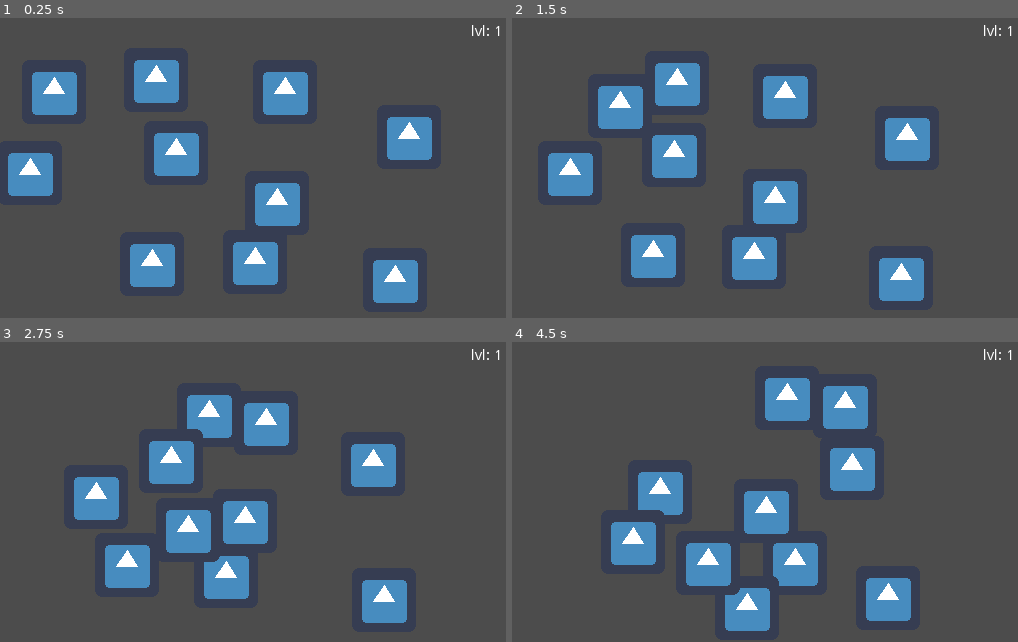
Above: before the commit, frames 1-4 (two rows, left to right).
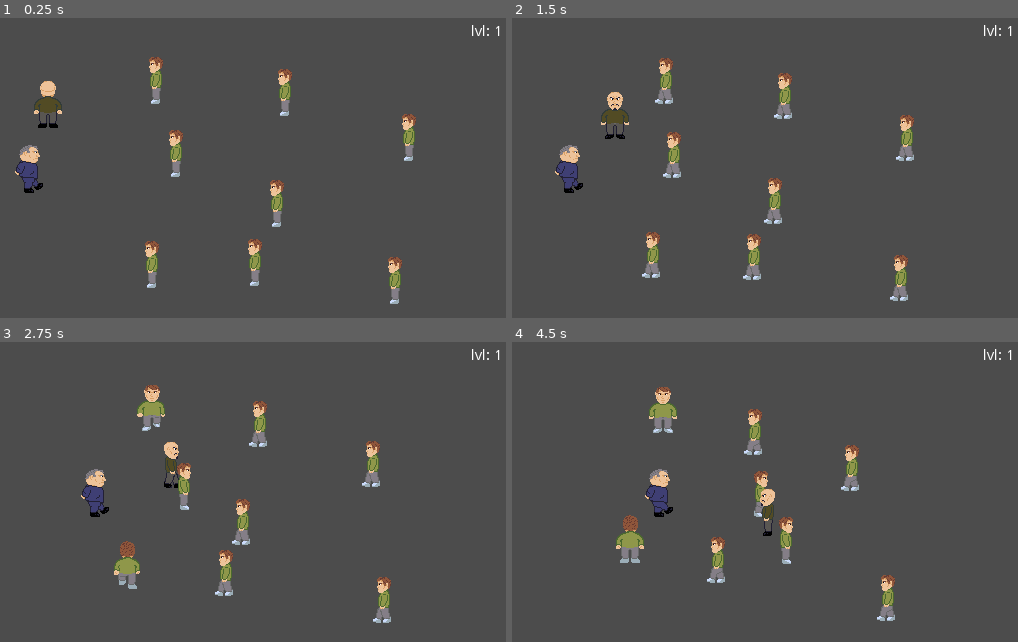
Above: after the commit, the same moments.

Repository: leovilok/among-eux
Game: Godot game, scene res://Levels.tscn
Same seed, same stepped clock (60 frames per second), same inputs: the game is played once before the commit and once after it. The engine's default icon, where the game draws it, is replaced by a stand-in: a white triangle on a blue panel in a dark square.
Inputs (mouse positions are in pixels of both pictures, inside the frame that each line leads up to):
- Up to frame 1 (0.25 s): no input
- Up to frame 2 (1.5 s): move the mouse to (881, 153) at 0.52 s; click (881, 153) at 0.67 s; move the mouse to (663, 183) at 1.27 s; click (663, 183) at 1.42 s
- Up to frame 3 (2.75 s): move the mouse to (308, 426) at 2.02 s; click (308, 426) at 2.17 s
- Up to frame 4 (4.5 s): move the mouse to (744, 552) at 2.77 s; click (744, 552) at 2.92 s; move the mouse to (921, 537) at 3.52 s; click (921, 537) at 3.67 s; move the mouse to (613, 447) at 4.27 s; click (613, 447) at 4.42 s

The runs differ from the first frame. In frame 1, 13% of the frame differs, in the area x 1-86%, y 13-96%; in frame 2, 13%; in frame 3, 13%; in frame 4, 14%, in the area x 19-79%, y 12-97%.

Commit message:
First graphics

Diff:
--- a/Guard.gd
+++ b/Guard.gd
@@ -24,12 +24,31 @@
 		target = event.position
 		if event.doubleclick and dash_state <= -dash_timeout:
 			dash_state = dash_duration
-			print("dash")
+			$Dash.visible = true
 
 func _physics_process(delta):
 	var to_target = target - position
 	if to_target.length() > stop_dist:
 		var move_speed = dash_speed if dash_state > 0 else speed
 		move_and_slide(to_target.normalized()*move_speed)
+
+		var direction = int(rad2deg(to_target.angle())+360+45)%360/90
+		if direction == 0:
+			$Sprite.animation = "right"
+		elif direction == 1:
+			$Sprite.animation = "down"
+		elif direction == 2:
+			$Sprite.animation = "left"
+		elif direction == 3:
+			$Sprite.animation = "up"
+		$Sprite.playing = true
+	else:
+		$Sprite.playing = false
+		$Sprite.frame = 0
+
 	if dash_state > -dash_timeout:
 		dash_state -= delta
+		if dash_state <= 0:
+			$Dash.scale.x = (dash_timeout+dash_state)/dash_timeout * 0.01
+	else:
+		$Dash.visible = false
--- a/Level.gd
+++ b/Level.gd
@@ -13,5 +13,5 @@
 	$LvlLabel.text = "lvl: " + String(lvl)
 
 func _physics_process(_delta):
-	if $President.position.x + safe_radius > get_viewport_rect().size.x:
+	if $YSort/President.position.x + safe_radius > get_viewport_rect().size.x:
 		get_parent().next_lvl()
--- a/Level.tscn
+++ b/Level.tscn
@@ -1,18 +1,366 @@
-[gd_scene load_steps=8 format=2]
+[gd_scene load_steps=55 format=2]
 
 [ext_resource path="res://Level.gd" type="Script" id=1]
 [ext_resource path="res://President.gd" type="Script" id=2]
 [ext_resource path="res://Public.tscn" type="PackedScene" id=3]
 [ext_resource path="res://Guard.gd" type="Script" id=4]
-[ext_resource path="res://icon.png" type="Texture" id=5]
+[ext_resource path="res://graphics/guard_sheet.png" type="Texture" id=5]
+[ext_resource path="res://graphics/president_sheet.png" type="Texture" id=6]
 
 [sub_resource type="CanvasItemMaterial" id=2]
 
-[sub_resource type="CircleShape2D" id=1]
-radius = 29.0172
+[sub_resource type="RectangleShape2D" id=46]
+extents = Vector2( 45, 230.5 )
+
+[sub_resource type="RectangleShape2D" id=47]
+extents = Vector2( 39, 418 )
+
+[sub_resource type="CapsuleShape2D" id=3]
+radius = 12.0
+height = 6.0
+
+[sub_resource type="AtlasTexture" id=4]
+flags = 4
+atlas = ExtResource( 6 )
+region = Rect2( 0, 120, 60, 60 )
+
+[sub_resource type="AtlasTexture" id=5]
+flags = 4
+atlas = ExtResource( 6 )
+region = Rect2( 60, 120, 60, 60 )
+
+[sub_resource type="AtlasTexture" id=6]
+flags = 4
+atlas = ExtResource( 6 )
+region = Rect2( 120, 120, 60, 60 )
+
+[sub_resource type="AtlasTexture" id=7]
+flags = 4
+atlas = ExtResource( 6 )
+region = Rect2( 180, 120, 60, 60 )
+
+[sub_resource type="AtlasTexture" id=8]
+flags = 4
+atlas = ExtResource( 6 )
+region = Rect2( 0, 60, 60, 60 )
+
+[sub_resource type="AtlasTexture" id=9]
+flags = 4
+atlas = ExtResource( 6 )
+region = Rect2( 60, 60, 60, 60 )
+
+[sub_resource type="AtlasTexture" id=10]
+flags = 4
+atlas = ExtResource( 6 )
+region = Rect2( 120, 60, 60, 60 )
+
+[sub_resource type="AtlasTexture" id=11]
+flags = 4
+atlas = ExtResource( 6 )
+region = Rect2( 180, 60, 60, 60 )
+
+[sub_resource type="AtlasTexture" id=12]
+flags = 4
+atlas = ExtResource( 6 )
+region = Rect2( 240, 60, 60, 60 )
+
+[sub_resource type="AtlasTexture" id=13]
+flags = 4
+atlas = ExtResource( 6 )
+region = Rect2( 300, 60, 60, 60 )
+
+[sub_resource type="AtlasTexture" id=14]
+flags = 4
+atlas = ExtResource( 6 )
+region = Rect2( 0, 0, 60, 60 )
+
+[sub_resource type="AtlasTexture" id=15]
+flags = 4
+atlas = ExtResource( 6 )
+region = Rect2( 60, 0, 60, 60 )
+
+[sub_resource type="AtlasTexture" id=16]
+flags = 4
+atlas = ExtResource( 6 )
+region = Rect2( 120, 0, 60, 60 )
+
+[sub_resource type="AtlasTexture" id=17]
+flags = 4
+atlas = ExtResource( 6 )
+region = Rect2( 180, 0, 60, 60 )
+
+[sub_resource type="AtlasTexture" id=18]
+flags = 4
+atlas = ExtResource( 6 )
+region = Rect2( 240, 0, 60, 60 )
+
+[sub_resource type="AtlasTexture" id=19]
+flags = 4
+atlas = ExtResource( 6 )
+region = Rect2( 300, 0, 60, 60 )
+
+[sub_resource type="AtlasTexture" id=20]
+flags = 4
+atlas = ExtResource( 6 )
+region = Rect2( 0, 180, 60, 60 )
+
+[sub_resource type="AtlasTexture" id=21]
+flags = 4
+atlas = ExtResource( 6 )
+region = Rect2( 60, 180, 60, 60 )
+
+[sub_resource type="AtlasTexture" id=22]
+flags = 4
+atlas = ExtResource( 6 )
+region = Rect2( 120, 180, 60, 60 )
+
+[sub_resource type="AtlasTexture" id=23]
+flags = 4
+atlas = ExtResource( 6 )
+region = Rect2( 180, 180, 60, 60 )
+
+[sub_resource type="SpriteFrames" id=24]
+animations = [ {
+"frames": [ SubResource( 4 ), SubResource( 5 ), SubResource( 6 ), SubResource( 7 ) ],
+"loop": true,
+"name": "down",
+"speed": 5.0
+}, {
+"frames": [ SubResource( 8 ), SubResource( 9 ), SubResource( 10 ), SubResource( 11 ), SubResource( 12 ), SubResource( 13 ) ],
+"loop": true,
+"name": "left",
+"speed": 5.0
+}, {
+"frames": [ SubResource( 14 ), SubResource( 15 ), SubResource( 16 ), SubResource( 17 ), SubResource( 18 ), SubResource( 19 ) ],
+"loop": true,
+"name": "right",
+"speed": 5.0
+}, {
+"frames": [ SubResource( 20 ), SubResource( 21 ), SubResource( 22 ), SubResource( 23 ) ],
+"loop": true,
+"name": "up",
+"speed": 5.0
+} ]
+
+[sub_resource type="AtlasTexture" id=25]
+flags = 4
+atlas = ExtResource( 5 )
+region = Rect2( 0, 120, 60, 60 )
+
+[sub_resource type="AtlasTexture" id=26]
+flags = 4
+atlas = ExtResource( 5 )
+region = Rect2( 60, 120, 60, 60 )
+
+[sub_resource type="AtlasTexture" id=27]
+flags = 4
+atlas = ExtResource( 5 )
+region = Rect2( 120, 120, 60, 60 )
+
+[sub_resource type="AtlasTexture" id=28]
+flags = 4
+atlas = ExtResource( 5 )
+region = Rect2( 180, 120, 60, 60 )
+
+[sub_resource type="AtlasTexture" id=29]
+flags = 4
+atlas = ExtResource( 5 )
+region = Rect2( 0, 60, 60, 60 )
+
+[sub_resource type="AtlasTexture" id=30]
+flags = 4
+atlas = ExtResource( 5 )
+region = Rect2( 60, 60, 60, 60 )
+
+[sub_resource type="AtlasTexture" id=31]
+flags = 4
+atlas = ExtResource( 5 )
+region = Rect2( 120, 60, 60, 60 )
+
+[sub_resource type="AtlasTexture" id=32]
+flags = 4
+atlas = ExtResource( 5 )
+region = Rect2( 180, 60, 60, 60 )
+
+[sub_resource type="AtlasTexture" id=33]
+flags = 4
+atlas = ExtResource( 5 )
+region = Rect2( 240, 60, 60, 60 )
+
+[sub_resource type="AtlasTexture" id=34]
+flags = 4
+atlas = ExtResource( 5 )
+region = Rect2( 300, 60, 60, 60 )
+
+[sub_resource type="AtlasTexture" id=35]
+flags = 4
+atlas = ExtResource( 5 )
+region = Rect2( 0, 0, 60, 60 )
+
+[sub_resource type="AtlasTexture" id=36]
+flags = 4
+atlas = ExtResource( 5 )
+region = Rect2( 60, 0, 60, 60 )
+
+[sub_resource type="AtlasTexture" id=37]
+flags = 4
+atlas = ExtResource( 5 )
+region = Rect2( 120, 0, 60, 60 )
+
+[sub_resource type="AtlasTexture" id=38]
+flags = 4
+atlas = ExtResource( 5 )
+region = Rect2( 180, 0, 60, 60 )
+
+[sub_resource type="AtlasTexture" id=39]
+flags = 4
+atlas = ExtResource( 5 )
+region = Rect2( 240, 0, 60, 60 )
+
+[sub_resource type="AtlasTexture" id=40]
+flags = 4
+atlas = ExtResource( 5 )
+region = Rect2( 300, 0, 60, 60 )
+
+[sub_resource type="AtlasTexture" id=41]
+flags = 4
+atlas = ExtResource( 5 )
+region = Rect2( 0, 180, 60, 60 )
+
+[sub_resource type="AtlasTexture" id=42]
+flags = 4
+atlas = ExtResource( 5 )
+region = Rect2( 60, 180, 60, 60 )
+
+[sub_resource type="AtlasTexture" id=43]
+flags = 4
+atlas = ExtResource( 5 )
+region = Rect2( 120, 180, 60, 60 )
+
+[sub_resource type="AtlasTexture" id=44]
+flags = 4
+atlas = ExtResource( 5 )
+region = Rect2( 180, 180, 60, 60 )
+
+[sub_resource type="SpriteFrames" id=45]
+animations = [ {
+"frames": [ SubResource( 25 ), SubResource( 26 ), SubResource( 27 ), SubResource( 28 ) ],
+"loop": true,
+"name": "down",
+"speed": 5.0
+}, {
+"frames": [ SubResource( 29 ), SubResource( 30 ), SubResource( 31 ), SubResource( 32 ), SubResource( 33 ), SubResource( 34 ) ],
+"loop": true,
+"name": "left",
+"speed": 5.0
+}, {
+"frames": [ SubResource( 35 ), SubResource( 36 ), SubResource( 37 ), SubResource( 38 ), SubResource( 39 ), SubResource( 40 ) ],
+"loop": true,
+"name": "right",
+"speed": 5.0
+}, {
+"frames": [ SubResource( 41 ), SubResource( 42 ), SubResource( 43 ), SubResource( 44 ) ],
+"loop": true,
+"name": "up",
+"speed": 5.0
+} ]
+
+[sub_resource type="Gradient" id=48]
+colors = PoolColorArray( 1, 1, 1, 1, 0.541176, 0.541176, 0.541176, 1 )
+
+[sub_resource type="GradientTexture" id=49]
+gradient = SubResource( 48 )
 
 [node name="Level" type="Node2D"]
 script = ExtResource( 1 )
+
+[node name="YSort" type="YSort" parent="."]
+
+[node name="Walls" type="StaticBody2D" parent="YSort"]
+material = SubResource( 2 )
+position = Vector2( 1067, 274 )
+
+[node name="CollisionPolygon2D" type="CollisionPolygon2D" parent="YSort/Walls"]
+visible = false
+build_mode = 1
+polygon = PoolVector2Array( -1067, -274, -555, -274, -555, 26, -1067, 26 )
+disabled = true
+
+[node name="BackWallShape" type="CollisionShape2D" parent="YSort/Walls"]
+position = Vector2( -509, -116.5 )
+shape = SubResource( 46 )
+
+[node name="DownWallShape" type="CollisionShape2D" parent="YSort/Walls"]
+position = Vector2( -888, 65 )
+rotation = 1.5708
+shape = SubResource( 47 )
+
+[node name="TopWallShape" type="CollisionShape2D" parent="YSort/Walls"]
+position = Vector2( -888, -313 )
+rotation = 1.5708
+shape = SubResource( 47 )
+
+[node name="President" type="RigidBody2D" parent="YSort"]
+position = Vector2( 29, 155 )
+mode = 2
+script = ExtResource( 2 )
+
+[node name="CollisionShape2D" type="CollisionShape2D" parent="YSort/President"]
+position = Vector2( 0, 12 )
+rotation = 1.5708
+shape = SubResource( 3 )
+
+[node name="Sprite" type="AnimatedSprite" parent="YSort/President"]
+frames = SubResource( 24 )
+animation = "up"
+frame = 1
+playing = true
+__meta__ = {
+"_edit_lock_": true
+}
+
+[node name="Guard" type="KinematicBody2D" parent="YSort"]
+position = Vector2( 48, 90 )
+script = ExtResource( 4 )
+
+[node name="Sprite" type="AnimatedSprite" parent="YSort/Guard"]
+frames = SubResource( 45 )
+animation = "up"
+frame = 2
+
+[node name="CollisionShape2D" type="CollisionShape2D" parent="YSort/Guard"]
+position = Vector2( 0, 12 )
+rotation = 1.5708
+shape = SubResource( 3 )
+
+[node name="Dash" type="Sprite" parent="YSort/Guard"]
+position = Vector2( 0, -33.0625 )
+scale = Vector2( 0.01, 2 )
+texture = SubResource( 49 )
+
+[node name="Public" parent="YSort" instance=ExtResource( 3 )]
+position = Vector2( 152, 250 )
+
+[node name="Public2" parent="YSort" instance=ExtResource( 3 )]
+position = Vector2( 285, 78 )
+
+[node name="Public3" parent="YSort" instance=ExtResource( 3 )]
+position = Vector2( 277, 189 )
+
+[node name="Public4" parent="YSort" instance=ExtResource( 3 )]
+position = Vector2( 156, 66 )
+
+[node name="Public5" parent="YSort" instance=ExtResource( 3 )]
+position = Vector2( 255, 248 )
+
+[node name="Public6" parent="YSort" instance=ExtResource( 3 )]
+position = Vector2( 176, 139 )
+
+[node name="Public7" parent="YSort" instance=ExtResource( 3 )]
+position = Vector2( 395, 266 )
+
+[node name="Public8" parent="YSort" instance=ExtResource( 3 )]
+position = Vector2( 409, 123 )
 
 [node name="LvlLabel" type="Label" parent="."]
 margin_left = 438.0
@@ -21,63 +369,3 @@
 margin_bottom = 21.0
 text = "lvl: 1"
 align = 2
-
-[node name="Walls" type="StaticBody2D" parent="."]
-material = SubResource( 2 )
-position = Vector2( 1067, 274 )
-
-[node name="CollisionPolygon2D" type="CollisionPolygon2D" parent="Walls"]
-visible = false
-build_mode = 1
-polygon = PoolVector2Array( -1067, -274, -555, -274, -555, 26, -1067, 26 )
-
-[node name="President" type="RigidBody2D" parent="."]
-position = Vector2( 29, 155 )
-mode = 2
-script = ExtResource( 2 )
-__meta__ = {
-"_edit_group_": true
-}
-
-[node name="Sprite" type="Sprite" parent="President"]
-texture = ExtResource( 5 )
-
-[node name="CollisionShape2D" type="CollisionShape2D" parent="President"]
-shape = SubResource( 1 )
-
-[node name="Public" parent="." instance=ExtResource( 3 )]
-position = Vector2( 152, 250 )
-
-[node name="Public2" parent="." instance=ExtResource( 3 )]
-position = Vector2( 285, 78 )
-
-[node name="Public3" parent="." instance=ExtResource( 3 )]
-position = Vector2( 277, 189 )
-
-[node name="Public4" parent="." instance=ExtResource( 3 )]
-position = Vector2( 156, 66 )
-
-[node name="Public5" parent="." instance=ExtResource( 3 )]
-position = Vector2( 255, 248 )
-
-[node name="Public6" parent="." instance=ExtResource( 3 )]
-position = Vector2( 176, 139 )
-
-[node name="Public7" parent="." instance=ExtResource( 3 )]
-position = Vector2( 395, 266 )
-
-[node name="Public8" parent="." instance=ExtResource( 3 )]
-position = Vector2( 409, 123 )
-
-[node name="Guard" type="KinematicBody2D" parent="."]
-position = Vector2( 54, 74 )
-script = ExtResource( 4 )
-__meta__ = {
-"_edit_group_": true
-}
-
-[node name="Sprite" type="Sprite" parent="Guard"]
-texture = ExtResource( 5 )
-
-[node name="CollisionShape2D" type="CollisionShape2D" parent="Guard"]
-shape = SubResource( 1 )
--- a/President.gd
+++ b/President.gd
@@ -1,6 +1,17 @@
 extends RigidBody2D
 
 export var max_speed = 30.0
+
+func _process(_delta):
+	var direction = int(rad2deg(linear_velocity.angle())+360+45)%360/90
+	if direction == 0:
+		$Sprite.animation = "right"
+	elif direction == 1:
+		$Sprite.animation = "down"
+	elif direction == 2:
+		$Sprite.animation = "left"
+	elif direction == 3:
+		$Sprite.animation = "up"
 
 func _integrate_forces(state):
 	#print_debug(state.linear_velocity.x)
--- a/Public.gd
+++ b/Public.gd
@@ -6,6 +6,19 @@
 func _ready():
 	max_speed = rand_range(0, max_speed)
 
+func _process(_delta):
+	$Sprite.rotation = -rotation
+
+	var direction = int(rad2deg(linear_velocity.angle())+360+45)%360/90
+	if direction == 0:
+		$Sprite.animation = "right"
+	elif direction == 1:
+		$Sprite.animation = "down"
+	elif direction == 2:
+		$Sprite.animation = "left"
+	elif direction == 3:
+		$Sprite.animation = "up"
+
 func _integrate_forces(state):
 	#print_debug(state.linear_velocity.x)
 	var direction = get_node("../President").position - position
--- a/Public.tscn
+++ b/Public.tscn
@@ -1,23 +1,149 @@
-[gd_scene load_steps=4 format=2]
+[gd_scene load_steps=25 format=2]
 
-[ext_resource path="res://icon.png" type="Texture" id=1]
 [ext_resource path="res://Public.gd" type="Script" id=2]
+[ext_resource path="res://graphics/pnj1_sheet.png" type="Texture" id=3]
 
-[sub_resource type="CircleShape2D" id=1]
-radius = 29.0172
+[sub_resource type="AtlasTexture" id=2]
+flags = 4
+atlas = ExtResource( 3 )
+region = Rect2( 0, 120, 60, 60 )
+
+[sub_resource type="AtlasTexture" id=3]
+flags = 4
+atlas = ExtResource( 3 )
+region = Rect2( 60, 120, 60, 60 )
+
+[sub_resource type="AtlasTexture" id=4]
+flags = 4
+atlas = ExtResource( 3 )
+region = Rect2( 120, 120, 60, 60 )
+
+[sub_resource type="AtlasTexture" id=5]
+flags = 4
+atlas = ExtResource( 3 )
+region = Rect2( 180, 120, 60, 60 )
+
+[sub_resource type="AtlasTexture" id=6]
+flags = 4
+atlas = ExtResource( 3 )
+region = Rect2( 0, 60, 60, 60 )
+
+[sub_resource type="AtlasTexture" id=7]
+flags = 4
+atlas = ExtResource( 3 )
+region = Rect2( 60, 60, 60, 60 )
+
+[sub_resource type="AtlasTexture" id=8]
+flags = 4
+atlas = ExtResource( 3 )
+region = Rect2( 120, 60, 60, 60 )
+
+[sub_resource type="AtlasTexture" id=9]
+flags = 4
+atlas = ExtResource( 3 )
+region = Rect2( 180, 60, 60, 60 )
+
+[sub_resource type="AtlasTexture" id=10]
+flags = 4
+atlas = ExtResource( 3 )
+region = Rect2( 240, 60, 60, 60 )
+
+[sub_resource type="AtlasTexture" id=11]
+flags = 4
+atlas = ExtResource( 3 )
+region = Rect2( 300, 60, 60, 60 )
+
+[sub_resource type="AtlasTexture" id=12]
+flags = 4
+atlas = ExtResource( 3 )
+region = Rect2( 0, 0, 60, 60 )
+
+[sub_resource type="AtlasTexture" id=13]
+flags = 4
+atlas = ExtResource( 3 )
+region = Rect2( 60, 0, 60, 60 )
+
+[sub_resource type="AtlasTexture" id=14]
+flags = 4
+atlas = ExtResource( 3 )
+region = Rect2( 120, 0, 60, 60 )
+
+[sub_resource type="AtlasTexture" id=15]
+flags = 4
+atlas = ExtResource( 3 )
+region = Rect2( 180, 0, 60, 60 )
+
+[sub_resource type="AtlasTexture" id=16]
+flags = 4
+atlas = ExtResource( 3 )
+region = Rect2( 240, 0, 60, 60 )
+
+[sub_resource type="AtlasTexture" id=17]
+flags = 4
+atlas = ExtResource( 3 )
+region = Rect2( 300, 0, 60, 60 )
+
+[sub_resource type="AtlasTexture" id=18]
+flags = 4
+atlas = ExtResource( 3 )
+region = Rect2( 0, 180, 60, 60 )
+
+[sub_resource type="AtlasTexture" id=19]
+flags = 4
+atlas = ExtResource( 3 )
+region = Rect2( 60, 180, 60, 60 )
+
+[sub_resource type="AtlasTexture" id=20]
+flags = 4
+atlas = ExtResource( 3 )
+region = Rect2( 120, 180, 60, 60 )
+
+[sub_resource type="AtlasTexture" id=21]
+flags = 4
+atlas = ExtResource( 3 )
+region = Rect2( 180, 180, 60, 60 )
+
+[sub_resource type="SpriteFrames" id=22]
+animations = [ {
+"frames": [ SubResource( 2 ), SubResource( 3 ), SubResource( 4 ), SubResource( 5 ) ],
+"loop": true,
+"name": "down",
+"speed": 5.0
+}, {
+"frames": [ SubResource( 6 ), SubResource( 7 ), SubResource( 8 ), SubResource( 9 ), SubResource( 10 ), SubResource( 11 ) ],
+"loop": true,
+"name": "left",
+"speed": 5.0
+}, {
+"frames": [ SubResource( 12 ), SubResource( 13 ), SubResource( 14 ), SubResource( 15 ), SubResource( 16 ), SubResource( 17 ) ],
+"loop": true,
+"name": "right",
+"speed": 5.0
+}, {
+"frames": [ SubResource( 18 ), SubResource( 19 ), SubResource( 20 ), SubResource( 21 ) ],
+"loop": true,
+"name": "up",
+"speed": 5.0
+} ]
+
+[sub_resource type="CircleShape2D" id=23]
+radius = 14.1421
 
 [node name="Public" type="RigidBody2D" groups=["public"]]
-mode = 2
 gravity_scale = 0.0
 linear_damp = 1.0
 script = ExtResource( 2 )
+__meta__ = {
+"_edit_group_": true
+}
+
+[node name="Sprite" type="AnimatedSprite" parent="."]
+frames = SubResource( 22 )
+animation = "down"
+frame = 1
+playing = true
 
 [node name="CollisionShape2D" type="CollisionShape2D" parent="."]
-shape = SubResource( 1 )
-__meta__ = {
-"_edit_lock_": true
-}
-
-[node name="Icon" type="Sprite" parent="."]
-position = Vector2( 0, -4 )
-texture = ExtResource( 1 )
+position = Vector2( 0, 12 )
+rotation = 1.5708
+shape = SubResource( 23 )
Binary file added: artsrc/garde du corp gauche.aseprite
Binary file added: artsrc/garde du corp bas.aseprite
Binary file added: artsrc/garde du corp droite.aseprite
Binary file added: artsrc/garde du corps haut.aseprite
Binary file added: artsrc/guard_sheet.aseprite
Binary file added: artsrc/pnj1 bas.aseprite
Binary file added: artsrc/pnj1 droite.aseprite
Binary file added: artsrc/pnj1 gauche.aseprite
Binary file added: artsrc/pnj1 haut.aseprite
Binary file added: artsrc/pnj1_sheet.aseprite
Binary file added: artsrc/president_sheet.aseprite
Binary file added: artsrc/sprite president bas.aseprite
(and 10 more such lines)
